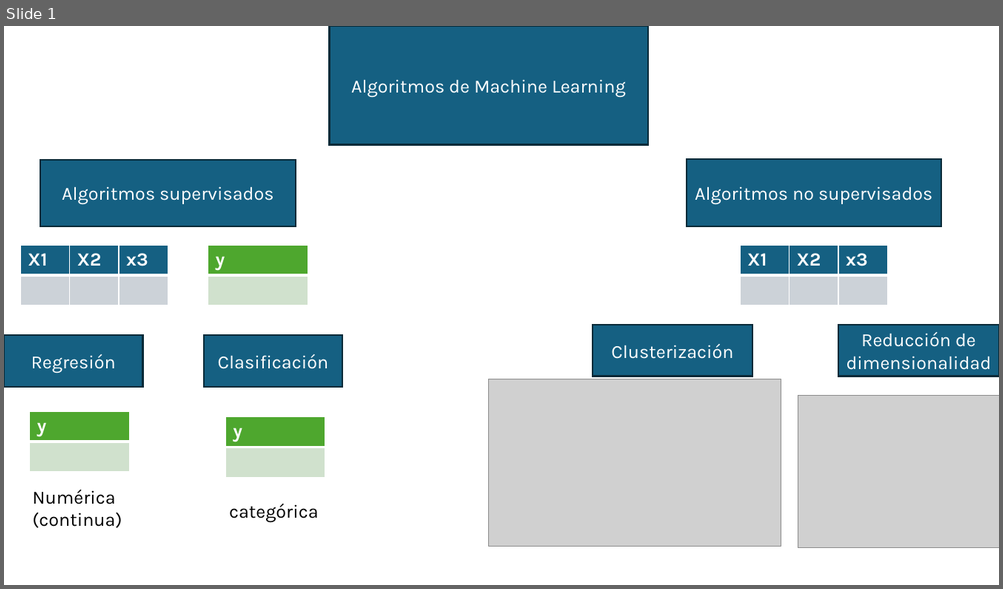
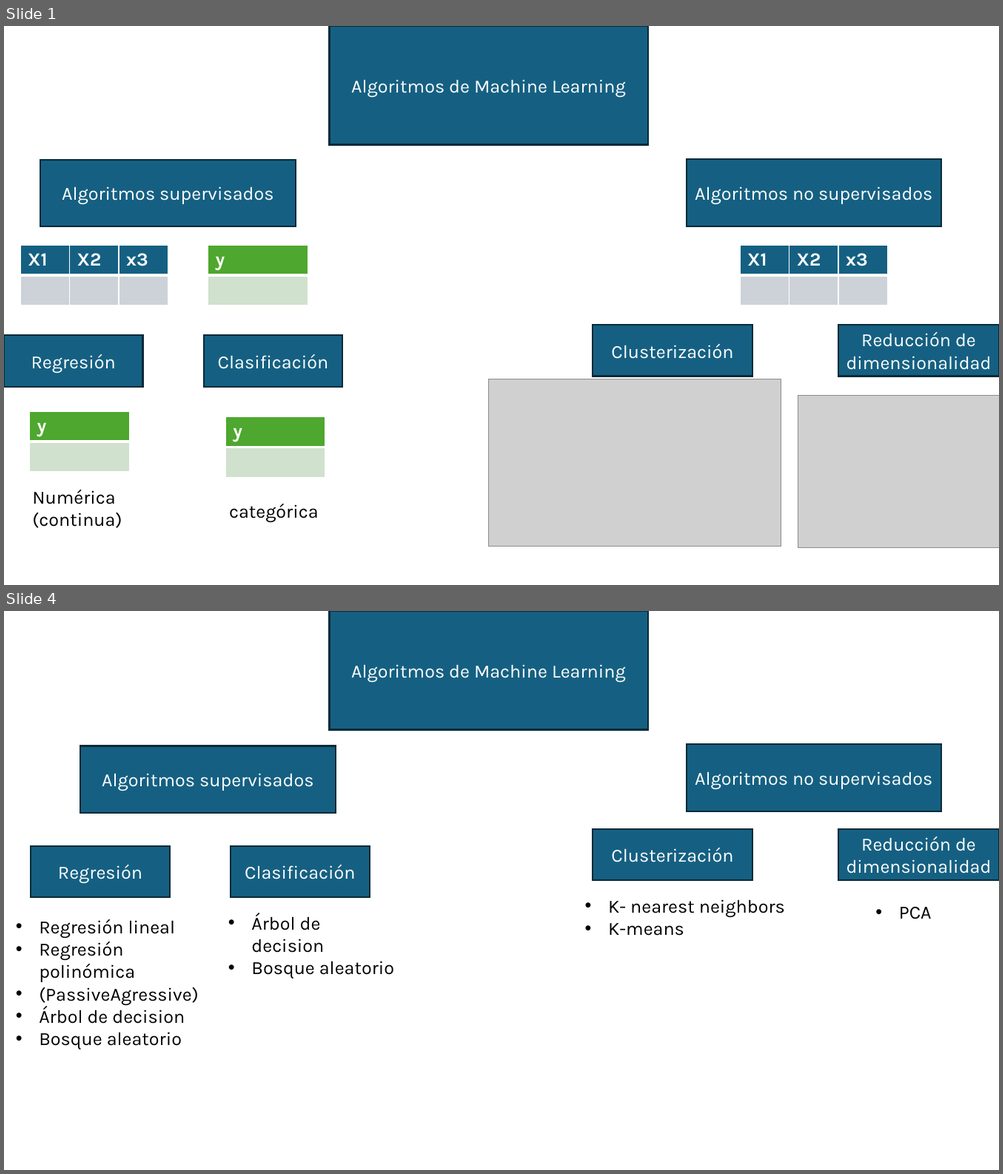
Before and after one commit to alonsinsan/C1-Machine-Learning-2020, a slide deck: categorias en machine learning.pptx. Shown one above the other, each under a label of ours: slide 1 before the commit, slides 1 and 4 after it; the slides between them are not shown. The pictures are 1003x589 and 1003x1174 pixels, drawn with LibreOffice and Linux fonts; fonts in the diff are those of the drawing; grey boxes stand for pictures. Boxes give left, top, right and bottom in pixels: in the first picture for what was removed or moved away, otherwise in the second. Text is boxed around its words. In the diff, an @@ line names an element or a change of style, - is before the commit and + after.

```diff
--- a/categorias en machine learning.pptx
+++ b/categorias en machine learning.pptx
@@ slide 4 added at bbox=[4, 611, 999, 1170], background #FFFFFF @@
@@ rectangle added at bbox=[330, 611, 648, 729], fill #156082, outline #092A39 1.5 pt, 18 pt, text #FFFFFF @@
+Algoritmos de Machine Learning
@@ rectangle added at bbox=[80, 746, 336, 813], fill #156082, outline #092A39 1.5 pt, 18 pt, text #FFFFFF @@
+Algoritmos supervisados
@@ rectangle added at bbox=[686, 744, 941, 812], fill #156082, outline #092A39 1.5 pt, 18 pt, text #FFFFFF @@
+Algoritmos no supervisados
@@ rectangle added at bbox=[592, 829, 752, 880], fill #156082, outline #092A39 1.5 pt, 18 pt, text #FFFFFF @@
+Clusterización
@@ rectangle added at bbox=[838, 829, 999, 880], fill #156082, outline #092A39 1.5 pt, 18 pt, text #FFFFFF @@
+Reducción de dimensionalidad
@@ rectangle added at bbox=[31, 846, 170, 897], fill #156082, outline #092A39 1.5 pt, 18 pt, text #FFFFFF @@
+Regresión
@@ rectangle added at bbox=[231, 846, 370, 897], fill #156082, outline #092A39 1.5 pt, 18 pt, text #FFFFFF @@
+Clasificación
@@ text added at bbox=[39, 920, 198, 1050], 18 pt, text #000000 @@
+• Regresión lineal
+• Regresión polinómica
+• (PassiveAgressive)
+• Árbol de decision
+• Bosque aleatorio
@@ text added at bbox=[251, 913, 394, 979], 18 pt, text #000000 @@
+• Árbol de decision
+• Bosque aleatorio
@@ text added at bbox=[608, 900, 785, 936], 18 pt, text #000000 @@
+• K- nearest neighbors
+• K-means
@@ text added at bbox=[899, 907, 931, 920], 18 pt, text #000000 @@
+• PCA
```
Also in this commit, not shown: 2 other slides added, 9 other files.
